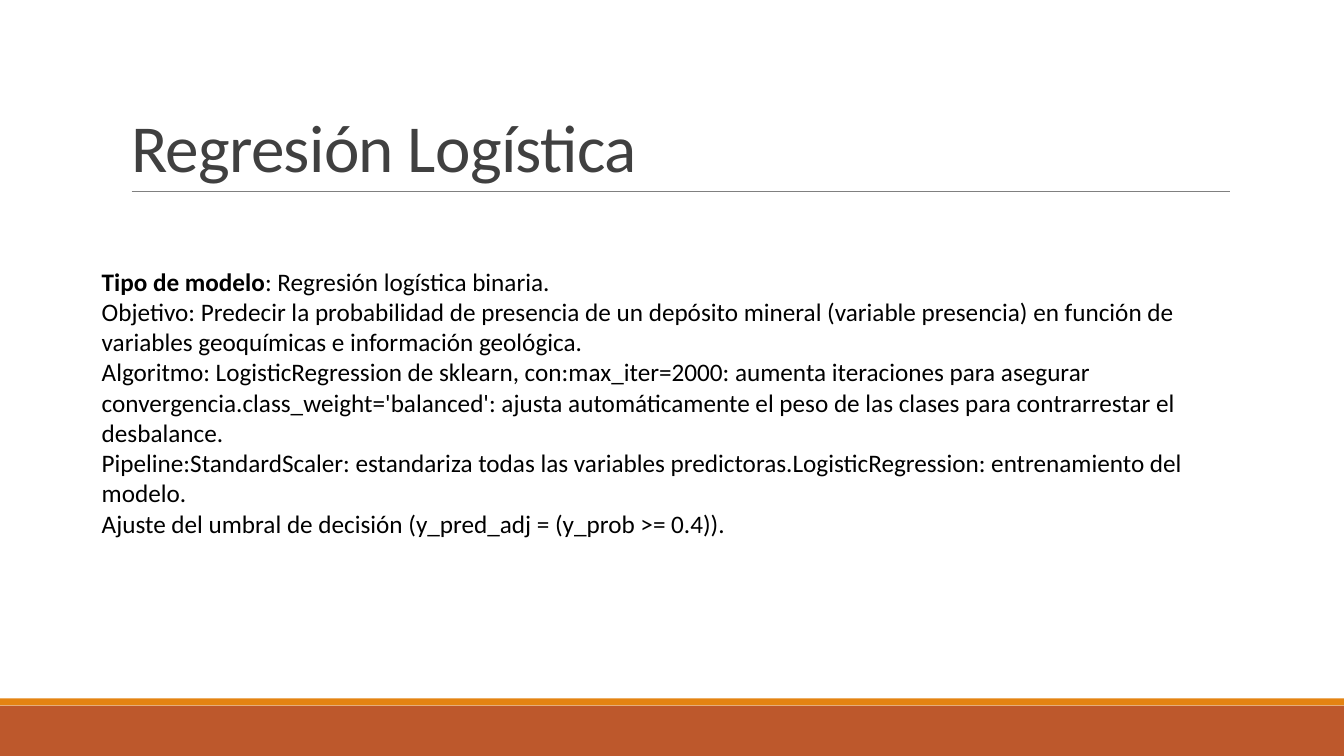
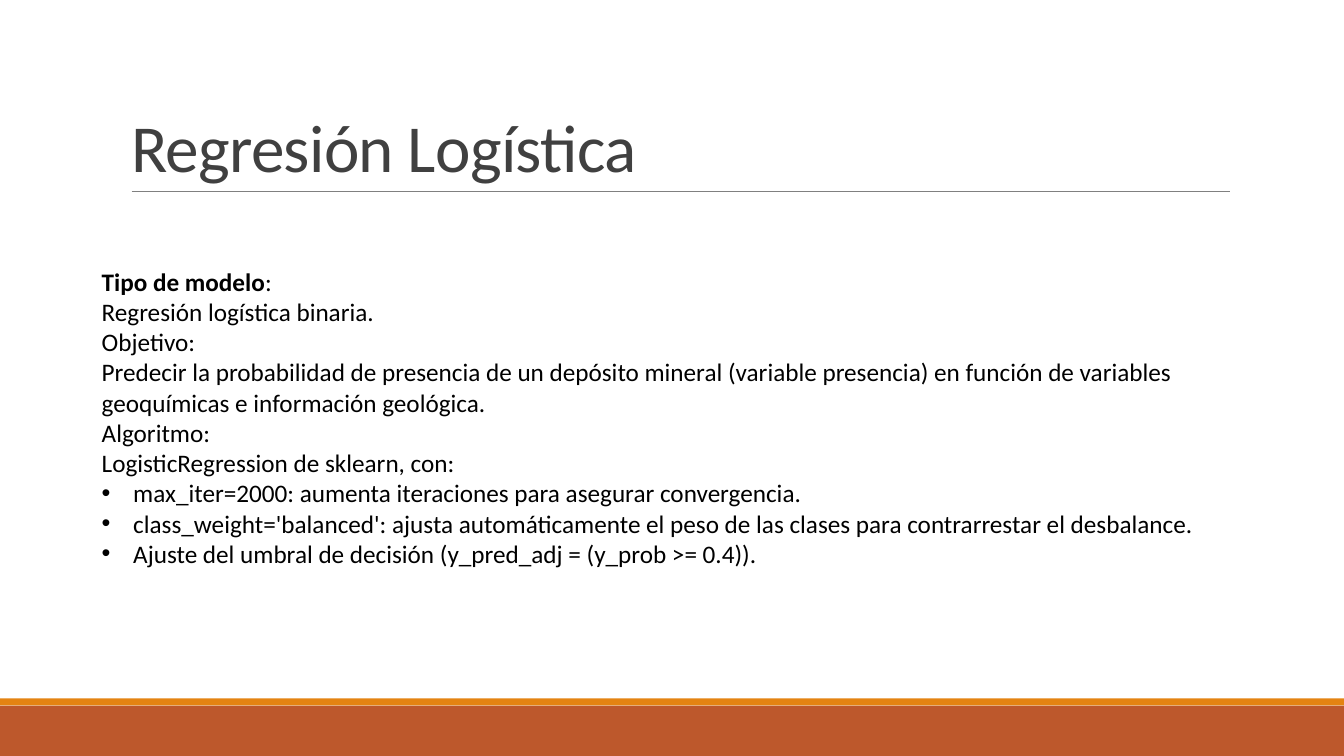
Before and after one commit to Santiagocruz97/AGE, a slide deck: slide 16 of Estudio de la distribución espacial de depósitos Ígneo.pptx. Drawn at 1344x756 pixels with LibreOffice and Linux fonts; fonts in the diff are those of the drawing. Boxes give left, top, right and bottom in pixels: in the first picture for what was removed or moved away, otherwise in the second. Text is boxed around its words. In the diff, an @@ line names an element or a change of style, - is before the commit and + after.

```diff
--- a/Estudio de la distribución espacial de depósitos Ígneo.pptx
+++ b/Estudio de la distribución espacial de depósitos Ígneo.pptx
@@ text at (102,273,1192,538): text changed @@
-Tipo de modelo: Regresión logística binaria.
-Objetivo: Predecir la probabilidad de presencia de un depósito mineral (variable presencia) en función de variables geoquímicas e información geológica.
-Algoritmo: LogisticRegression de sklearn, con:max_iter=2000: aumenta iteraciones para asegurar convergencia.class_weight='balanced': ajusta automáticamente el peso de las clases para contrarrestar el desbalance.
-Pipeline:StandardScaler: estandariza todas las variables predictoras.LogisticRegression: entrenamiento del modelo.
+Tipo de modelo:
+Regresión logística binaria.
+Objetivo:
+Predecir la probabilidad de presencia de un depósito mineral (variable presencia) en función de variables geoquímicas e información geológica.
+Algoritmo:
+LogisticRegression de sklearn, con:
+• max_iter=2000: aumenta iteraciones para asegurar convergencia.
+• class_weight='balanced': ajusta automáticamente el peso de las clases para contrarrestar el desbalance.
@@ text at (133,544,756,568): bullet none to • @@
```
Also in this commit, not shown: 4 other slides changed, 5 slides added, 7 slides removed, 3 other files.
